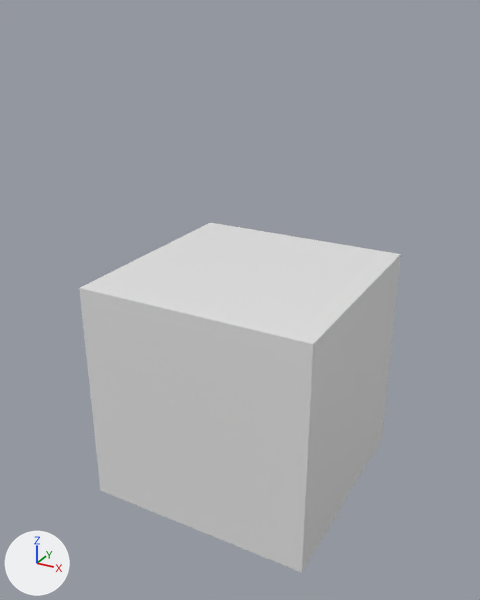
Renders of the Blender file buildings/bluepower.blend from each side of a commit.
Before and after are seen from a 50 mm lens placed at (8.21, -15.53, 10.11), pointed at (-0.13, -0.37, 2.53). Every picture has the same lights, and +X, +Y and +Z are marked at lower left.
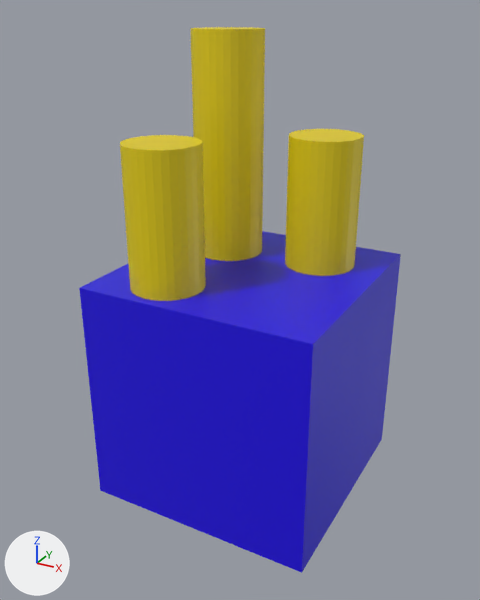
What the commit changed:
Material 'Material' (mat_material) changes colour from white #e7e7e7 to blue #1e00e7; in linear values from (0.8, 0.8, 0.8) to (0.0128, 0.0, 0.8).
Material 'Material.001' (mat_material_001) is new.
Its base color is (0.8, 0.633, 0.0) (yellow #e7d000).
Mesh me_cylinder_002 is new.
It is a 32-sided cylinder along z spanning x -1.0..1.0, y -1.0..1.0, z -1.0..1.0.
It uses material mat_material_001 (yellow #e7d000).
Object 'Cylinder.002' (ob_cylinder_002) is new; it shows me_cylinder_002.
Its location is (1.5, 1.46, 3.72).
Its scale is (1.0, 1.0, 3.27).
Object 'Cylinder.001' (ob_cylinder_001) is new; it shows a copy of me_cylinder_002.
Its location is (-1.37, -2.09, 3.72).
Its scale is (1.0, 1.0, 3.39).
Object 'Cylinder' (ob_cylinder) is new; it shows a copy of me_cylinder_002.
Its location is (-1.37, 1.21, 3.72).
Its scale is (1.0, 1.0, 5.89).

What differs and where, as boxes (x1, y1, x2, y2) in the pictures (480 x 600 px):
'Cube', recoloured (white to blue)
    both: (79, 223, 401, 573)
'Cylinder', added (yellow)
    after: (191, 27, 265, 261)
'Cylinder.001', added (yellow)
    after: (120, 135, 206, 301)
'Cylinder.002', added (yellow)
    after: (285, 129, 364, 276)
